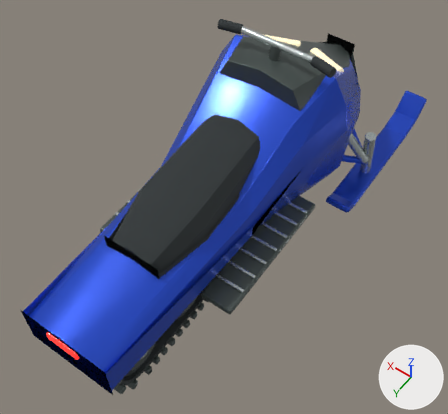
The glTF model vehicles/snowmobile.glb: old version first, new version second.
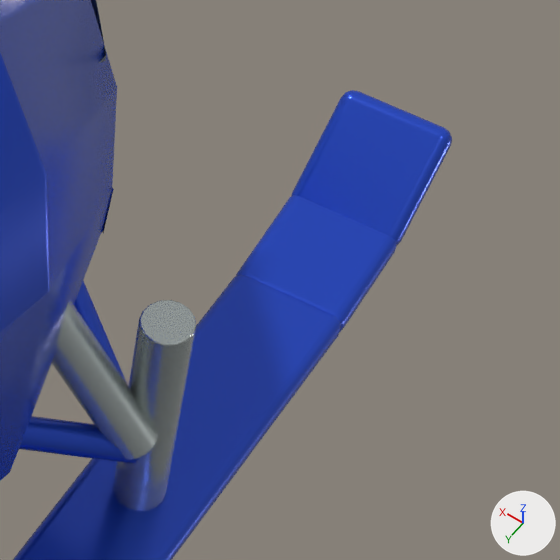
There are two pictures of each version: one whole from a camera (50 mm lens) standing at (-1.37, 2.04, 3.28) and looking at (-0.06, 0.21, 0.4), one close up on the part from 75% to 100% of the width and 18% to 44% of the height. Lighting does not change. The marker at lower right points along +X, +Y and +Z. The first two pictures are the older version. Where no turn or scale is listed for an object, it has been applied to the vertices.

The first close-up shows 'Shock', 'Steering spindle', 'Tunnel and fairing', 'Upturned runner', 'Upturned runner.001', 'Upturned runner.002', 'Wishbone', 'Wishbone.001' and 1 more.
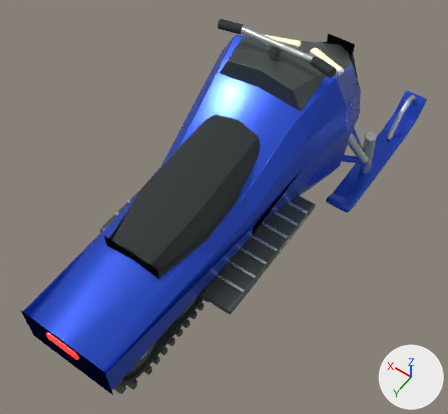
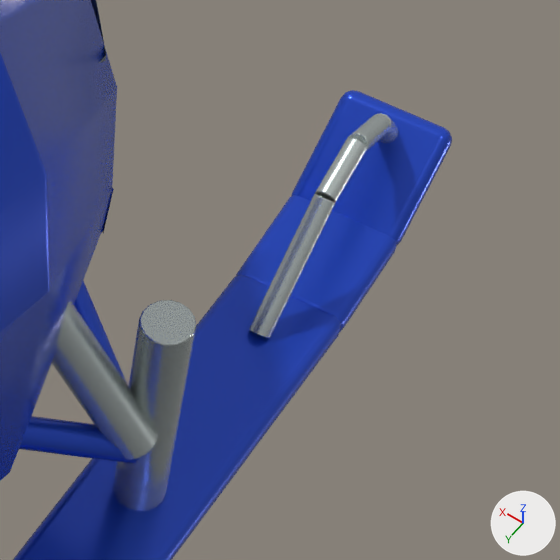
Commit message: Fit steering ski grab loops to the snowmobile

The change in detail:
Mesh me_cylinder_029_1 is new.
It has 96 vertices, 188 faces and spans x -0.016..0.016, y -0.077..0.077, z -0.09..0.09.
It uses material mat_brushed_equipment_metal (light grey #c4cdcb).
Mesh me_cylinder_028_1 is new.
It has 96 vertices, 188 faces and spans x -0.016..0.016, y -0.0466..0.0466, z -0.0338..0.0338.
It uses material mat_brushed_equipment_metal (light grey #c4cdcb).
Mesh me_cylinder_027_1 is new.
It has 96 vertices, 188 faces and spans x -0.016..0.016, y -0.0496..0.0496, z -0.0298..0.0298.
It uses material mat_brushed_equipment_metal (light grey #c4cdcb).
Mesh me_cylinder_026_1 is new.
It has 96 vertices, 188 faces and spans x -0.016..0.016, y -0.0458..0.0458, z -0.0458..0.0458.
It uses material mat_brushed_equipment_metal (light grey #c4cdcb).
Object 'Ski grab loop.003' (ob_ski_grab_loop_003) is new; it shows me_cylinder_029_1.
Its location is (-0.51, -1.245, 0.16).
Object 'Ski grab loop.002' (ob_ski_grab_loop_002) is new; it shows me_cylinder_028_1.
Its location is (-0.51, -1.35, 0.26).
Object 'Ski grab loop.001' (ob_ski_grab_loop_001) is new; it shows me_cylinder_027_1.
Its location is (-0.51, -1.435, 0.265).
Object 'Ski grab loop' (ob_ski_grab_loop) is new; it shows me_cylinder_026_1.
Its location is (-0.51, -1.515, 0.215).

Where the change shows, as pixel boxes [x1, y1, x2, y2] in the close-ups (560 x 560 px):
'Ski grab loop.003', added: after [249, 194, 335, 338]
'Ski grab loop.002', added: after [315, 138, 367, 203]
'Ski grab loop.001', added: after [348, 114, 391, 150]
'Ski grab loop', added: after [379, 113, 398, 143]
